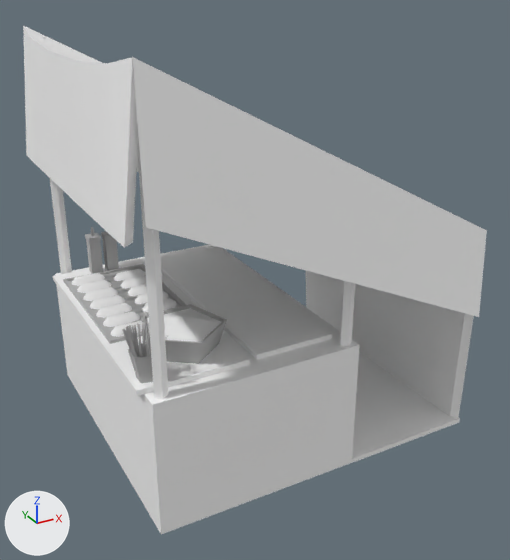
Before and after pictures for a commit that changed the FBX model ProjectFiles/Cultural Infusion/Assets/Meshes/Final/FoodStalls/FS_Hashi.fbx.
Camera for both pictures: a 50 mm camera at (-1.88, -9.03, 5.36) aimed at (1.96, -2.04, 1.87). Every picture has the same lights, and +X, +Y and +Z are marked at lower left. Where no turn or scale is listed for an object, it has been applied to the vertices.

The first picture shows 'FS_Hashi'.
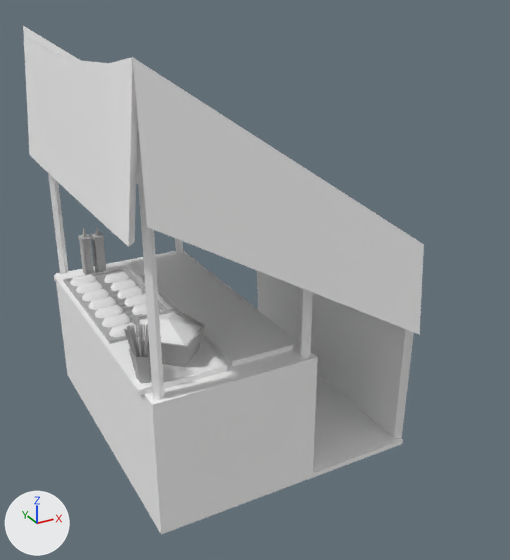
Boxes (x1, y1, x2, y2) around the edits, measured in the pictures (510 x 560 px; the box of a moved part takes in the faces that stretch with it):
'FS_Hashi', reshaped (14% narrower): before (23, 26, 487, 534); after (23, 26, 424, 534)
part 1 of me_mesh, moved or reshaped: before (352, 352, 460, 463); after (313, 374, 403, 477)
part 2 of me_mesh, moved or reshaped: before (41, 37, 72, 274); after (48, 173, 69, 274)
part 3 of me_mesh, moved or reshaped: before (138, 135, 168, 399); after (137, 126, 164, 400)
part 4 of me_mesh, moved or reshaped: before (208, 244, 216, 248); after (175, 238, 183, 254)
part 5 of me_mesh, moved or reshaped: before (339, 281, 355, 346); after (300, 288, 313, 357)
part 6 of me_mesh, moved or reshaped: before (53, 259, 250, 396); after (54, 262, 227, 396)
part 7 of me_mesh, moved or reshaped: before (161, 247, 332, 360); after (130, 253, 293, 367)
part 8 of me_mesh, moved or reshaped: before (114, 269, 146, 281); after (104, 272, 129, 283)
part 9 of me_mesh, moved or reshaped: before (121, 276, 146, 289); after (110, 279, 136, 291)
part 10 of me_mesh, moved or reshaped: before (127, 284, 147, 296); after (117, 286, 144, 299)
part 11 of me_mesh, moved or reshaped: before (135, 291, 169, 304); after (124, 294, 146, 307)
part 12 of me_mesh, moved or reshaped: before (142, 298, 177, 312); after (132, 303, 147, 315)
part 13 of me_mesh, moved or reshaped: before (77, 280, 111, 293); after (76, 281, 103, 294)
part 14 of me_mesh, moved or reshaped: before (83, 287, 118, 301); after (82, 289, 109, 302)
part 15 of me_mesh, moved or reshaped: before (90, 295, 125, 309); after (88, 297, 116, 310)
part 16 of me_mesh, moved or reshaped: before (96, 303, 132, 318); after (95, 304, 123, 318)
part 17 of me_mesh, moved or reshaped: before (103, 311, 140, 327); after (102, 313, 131, 328)
part 18 of me_mesh, moved or reshaped: before (111, 321, 144, 337); after (109, 323, 139, 337)
part 19 of me_mesh, moved or reshaped: before (72, 273, 105, 286); after (70, 274, 96, 286)
part 20 of me_mesh, moved or reshaped: before (146, 308, 221, 342); after (138, 312, 201, 345)
part 21 of me_mesh, moved or reshaped: before (102, 237, 119, 271); after (92, 239, 106, 273)
part 22 of me_mesh, moved or reshaped: before (101, 232, 113, 240); after (91, 227, 104, 241)
part 23 of me_mesh, moved or reshaped: before (86, 239, 103, 274); after (79, 240, 94, 275)
part 24 of me_mesh, moved or reshaped: before (23, 26, 487, 474); after (23, 26, 424, 474)

The change, as a list of edits to the scene's bpy script:
```text
Change me_mesh:
    remove me_mesh.from_pydata(...)  # 720 vertices, 421 faces; spans x -0.17..4.12, y -3.9..0.3, z -0.01..4.75
    add me_mesh.from_pydata(...)  # 720 vertices, 421 faces; spans x -0.13..3.18, y -3.9..0.3, z -0.01..4.75
    me_mesh part 1: the loose piece of 8 vertices spanning x 2.42..4.12, y -3.6..0.0, z 0.0..0.06 is scaled about the mesh origin by (0.773, 1, 1)
    me_mesh part 2: the loose piece of 10 vertices spanning x 0.05..0.2, y -0.16..-0.06, z 1.59..4.63 is scaled about its middle by (0.773, 1, 1), then moved by (-0.03, 0.0, -0.14)
    me_mesh part 3: the loose piece of 10 vertices spanning x 0.05..0.2, y -3.55..-3.45, z 1.59..4.63 is scaled about its middle by (0.773, 1, 1), then moved by (-0.03, 0.0, -0.14)
    me_mesh part 4: the loose piece of 10 vertices spanning x 2.22..2.37, y -0.16..-0.06, z 1.59..3.54 is scaled about its middle by (0.773, 1, 1), then moved by (-0.52, 0.0, -0.14)
    me_mesh part 5: the loose piece of 10 vertices spanning x 2.22..2.37, y -3.55..-3.45, z 1.59..3.54 is scaled about its middle by (0.773, 1, 1), then moved by (-0.52, 0.0, -0.14)
    me_mesh part 6: the loose piece of 8 vertices spanning x -0.07..1.16, y -3.39..-0.2, z 1.59..1.65 is scaled about the mesh origin by (0.773, 1, 1)
    me_mesh part 7: the loose piece of 8 vertices spanning x 1.27..2.23, y -3.34..-0.25, z 1.59..1.65 is scaled about the mesh origin by (0.773, 1, 1)
    me_mesh part 8: the loose piece of 18 vertices spanning x 0.58..1.01, y -0.84..-0.67, z 1.66..1.73 is scaled about the mesh origin by (0.773, 1, 1)
    me_mesh part 9: the loose piece of 18 vertices spanning x 0.58..1.01, y -1.11..-0.93, z 1.66..1.73 is scaled about the mesh origin by (0.773, 1, 1)
    me_mesh part 10: the loose piece of 18 vertices spanning x 0.58..1.01, y -1.37..-1.19, z 1.66..1.73 is scaled about the mesh origin by (0.773, 1, 1)
    me_mesh part 11: the loose piece of 18 vertices spanning x 0.58..1.01, y -1.63..-1.45, z 1.66..1.73 is scaled about the mesh origin by (0.773, 1, 1)
    me_mesh part 12: the loose piece of 18 vertices spanning x 0.58..1.01, y -1.89..-1.71, z 1.66..1.73 is scaled about the mesh origin by (0.773, 1, 1)
    me_mesh part 13: the loose piece of 18 vertices spanning x 0.06..0.5, y -0.97..-0.79, z 1.66..1.73 is scaled about the mesh origin by (0.773, 1, 1)
    me_mesh part 14: the loose piece of 18 vertices spanning x 0.06..0.5, y -1.24..-1.06, z 1.66..1.73 is scaled about the mesh origin by (0.773, 1, 1)
    me_mesh part 15: the loose piece of 18 vertices spanning x 0.06..0.5, y -1.5..-1.33, z 1.66..1.73 is scaled about the mesh origin by (0.773, 1, 1)
    me_mesh part 16: the loose piece of 18 vertices spanning x 0.06..0.5, y -1.75..-1.58, z 1.66..1.73 is scaled about the mesh origin by (0.773, 1, 1)
    me_mesh part 17: the loose piece of 18 vertices spanning x 0.06..0.5, y -2.02..-1.84, z 1.66..1.73 is scaled about the mesh origin by (0.773, 1, 1)
    me_mesh part 18: the loose piece of 18 vertices spanning x 0.06..0.5, y -2.29..-2.11, z 1.66..1.73 is scaled about the mesh origin by (0.773, 1, 1)
    me_mesh part 19: the loose piece of 18 vertices spanning x 0.06..0.5, y -0.71..-0.54, z 1.66..1.73 is scaled about the mesh origin by (0.773, 1, 1)
    me_mesh part 20: the loose piece of 6 vertices spanning x 0.23..1.08, y -3.27..-2.45, z 1.9..2.03 is scaled about the mesh origin by (0.773, 1, 1)
    me_mesh part 21: the loose piece of 12 vertices spanning x 0.61..0.76, y -0.43..-0.28, z 1.65..2.12 is scaled about the mesh origin by (0.773, 1, 1)
    me_mesh part 22: the loose piece of 16 vertices spanning x 0.6..0.77, y -0.44..-0.27, z 2.11..2.28 is scaled about the mesh origin by (0.773, 1, 1)
    me_mesh part 23: the loose piece of 12 vertices spanning x 0.4..0.55, y -0.41..-0.26, z 1.65..2.12 is scaled about the mesh origin by (0.773, 1, 1)
    me_mesh part 24: 341 of the vertices in x -0.17..4.12, y -3.9..0.3, z -0.01..4.66 are scaled about the mesh origin by (0.773, 1, 1)
```
